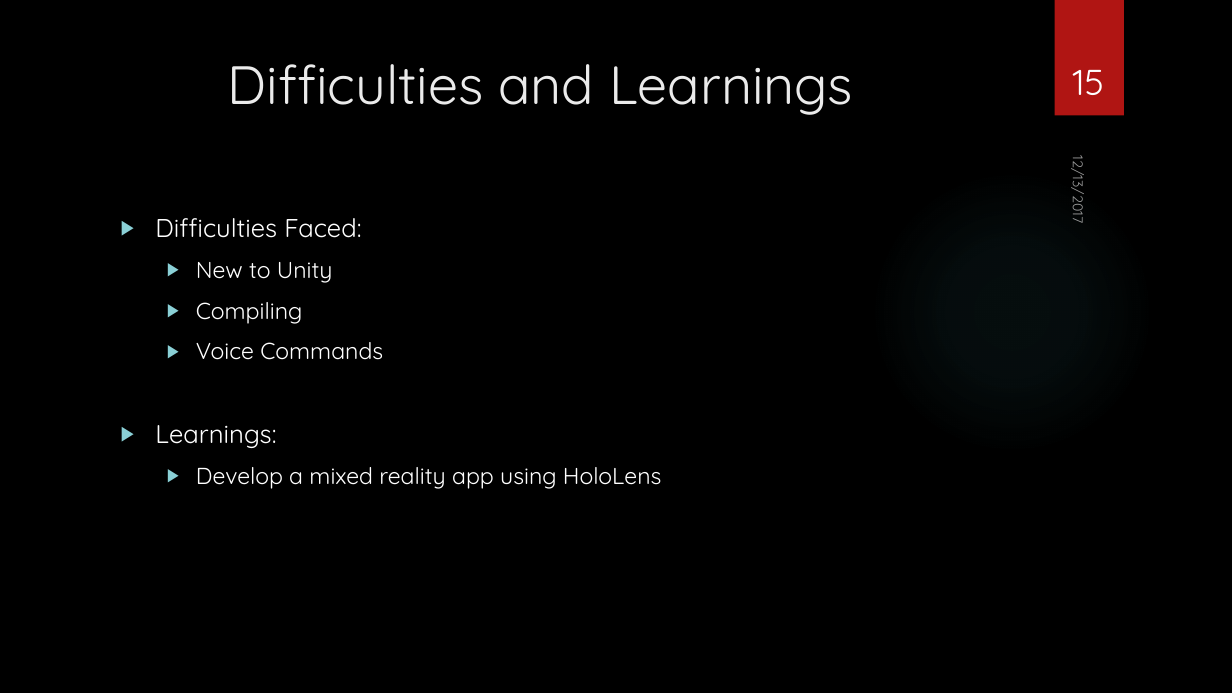
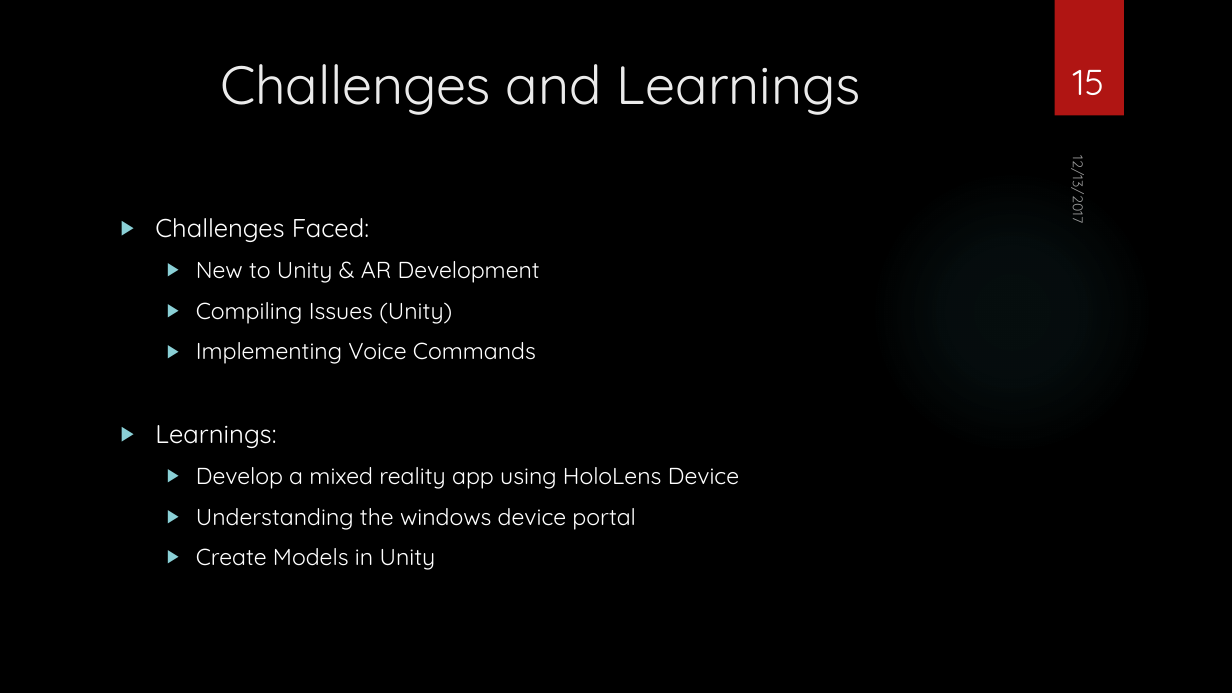
Before and after one commit to kcshettar/cg2f2017, a slide deck: slide 15 of Project/Final Presentation/Shoot The Object - Presentation.pptx. Drawn at 1232x693 pixels with LibreOffice and Linux fonts; fonts in the diff are those of the drawing; background and template pictures are left out. Boxes give left, top, right and bottom in pixels: in the first picture for what was removed or moved away, otherwise in the second. Text is boxed around its words. In the diff, an @@ line names an element or a change of style, - is before the commit and + after.

Commit message:
Updated Presentation

```diff
--- a/Project/Final Presentation/Shoot The Object - Presentation.pptx
+++ b/Project/Final Presentation/Shoot The Object - Presentation.pptx
@@ title at bbox=[220, 64, 861, 115]: text changed @@
-Difficulties and Learnings
+Challenges and Learnings
@@ text at bbox=[155, 218, 540, 364]: text changed @@
-▶ Difficulties Faced:
-  ▶ New to Unity
-  ▶ Compiling
-  ▶ Voice Commands
+▶ Challenges Faced:
+  ▶ New to Unity & AR Development
+  ▶ Compiling Issues (Unity)
+  ▶ Implementing Voice Commands
@@ text at bbox=[196, 467, 739, 570]: text changed @@
-  ▶ Develop a mixed reality app using HoloLens
+  ▶ Develop a mixed reality app using HoloLens Device
+  ▶ Understanding the windows device portal
+  ▶ Create Models in Unity
```
Also in this commit, not shown: 2 other slides changed, 11 other files.
